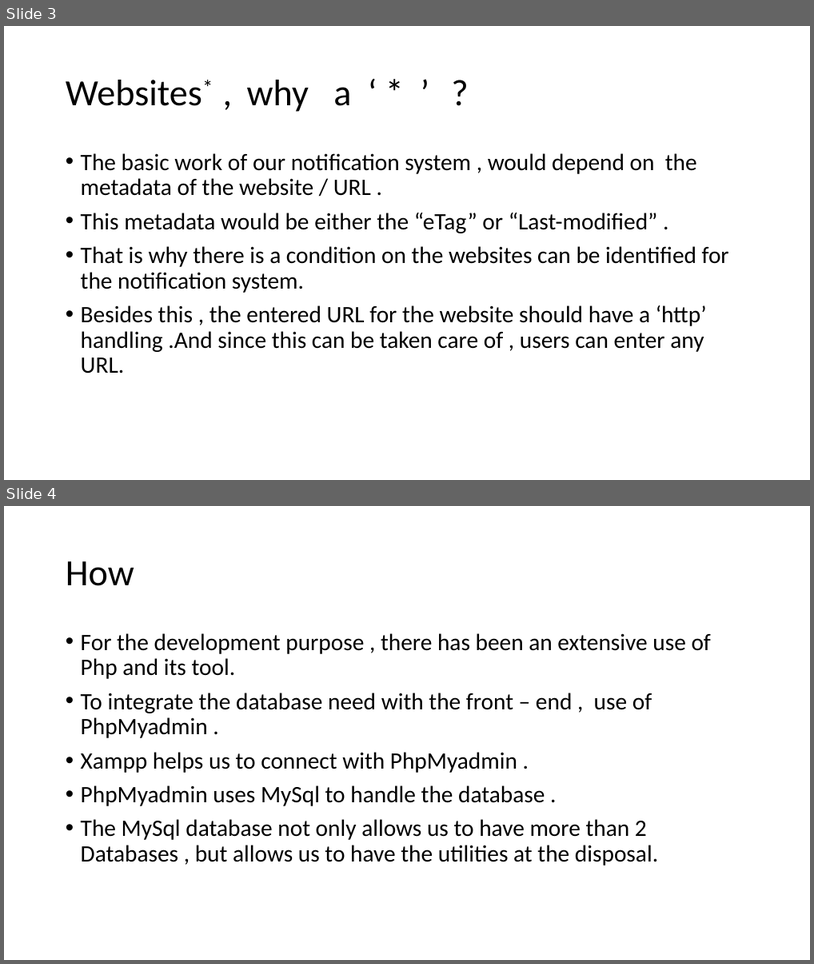
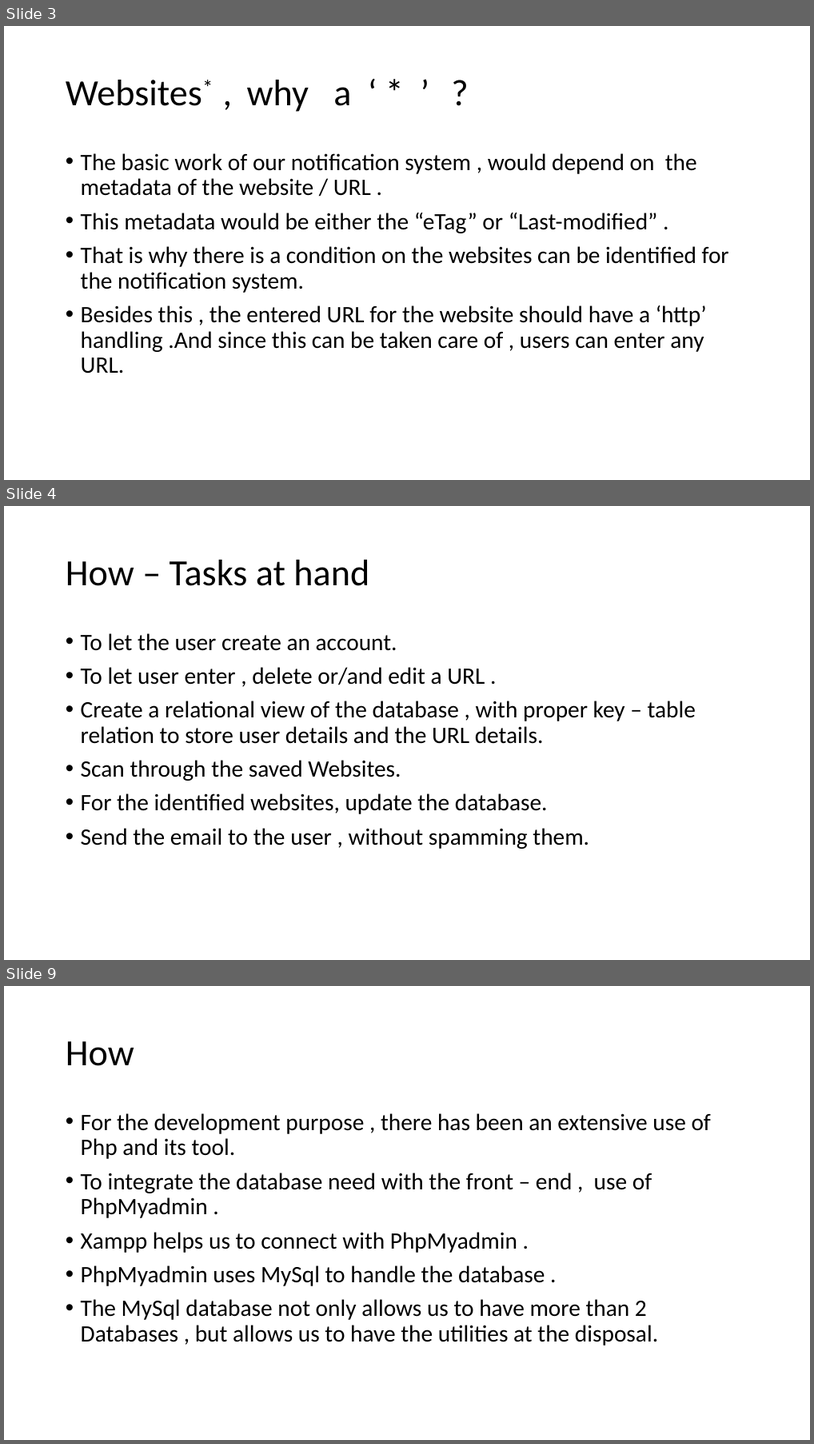
Before and after one commit to Su-Tangnu/NotifyMe, a slide deck: NotifyMe.pptx. Shown one above the other, each under a label of ours: slides 3 and 4 before the commit, slides 3, 4 and 9 after it; the slides between them are not shown. The pictures are 814x964 and 814x1444 pixels, drawn with LibreOffice and Linux fonts; fonts in the diff are those of the drawing. Boxes give left, top, right and bottom in pixels: in the first picture for what was removed or moved away, otherwise in the second. Text is boxed around its words. In the diff, an @@ line names an element or a change of style, - is before the commit and + after.

Commit message:
Ppt

```diff
--- a/NotifyMe.pptx
+++ b/NotifyMe.pptx
@@ slide 4 added at (x1=4, y1=506, x2=810, y2=960), background #FFFFFF @@
@@ title added at (x1=66, y1=560, x2=370, y2=586), 44 pt, text #000000 @@
+How – Tasks at hand
@@ text added at (x1=81, y1=633, x2=696, y2=848), 28 pt, text #000000 @@
+• To let the user create an account.
+• To let user enter , delete or/and edit a URL .
+• Create a relational view of the database , with proper key – table relation to store user details and the URL details.
+• Scan through the saved Websites.
+• For the identified websites, update the database.
+• Send the email to the user , without spamming them.
@@ what was slide 4 is now slide 9 @@
```
Also in this commit, not shown: 5 other slides added.
